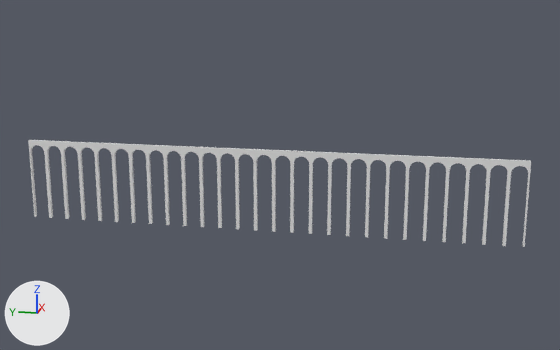
An edit to the Blender file assets/models/arch.blend, drawn before and after from the same camera.
Before and after are seen from a 50 mm camera at (-3765.0, -834.0, 1242.0) aimed at (12.0, -78.0, 298.0). The lights are fixed; the arrows at lower left show +X, +Y and +Z. The first picture is the older version.

The scene before the commit, as lines of its bpy script (objects in view):
```python
me_cube = bpy.data.meshes.new('Cube')
me_cube.from_pydata(...)  # 54 vertices, 29 faces; spans x -1.0..1.0, y -1.0..1.0, z -2.25..3.1
me_cube.materials.append(mat_material)  # white #e7e7e7
# before: 1 (1.0, 1.0, -2.25) at pixel (256, 229), 3 (1.0, -1.0, -2.25) at pixel (274, 230), 5 (-1.0, 1.0, -2.25) at pixel (255, 230), 7 (-1.0, -1.0, -2.25) at pixel (273, 231), 9 (-1.0, -0.83, -2.25) at pixel (271, 231)
# before: 11 (-1.0, 0.83, -2.25) at pixel (256, 230), 12 (1.0, -0.83, -2.25) at pixel (272, 230), 13 (1.0, 0.83, -2.25) at pixel (257, 229)
ob_arch_col = bpy.data.objects.new('Arch-col', me_cube)
ob_arch_col.location = (0.0, 0.0, 180.0)
ob_arch_col.scale = (8.0, 48.0, 80.0)
_m = ob_arch_col.modifiers.new('Array', 'ARRAY')
_m.count = 14
_m.constant_offset_displace = (1.0, -2.33, 0.0)
_m.relative_offset_displace = (0.0, 1.0, 0.0)
_m = ob_arch_col.modifiers.new('Mirror', 'MIRROR')
_m.use_axis = (False, True, False)
_m.use_bisect_axis = (False, True, False)
```
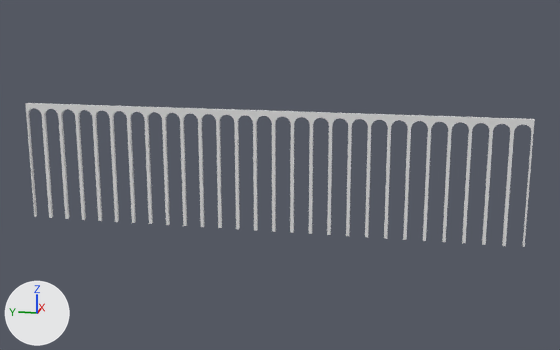
Pixel boxes [x1, y1, x2, y2] of what changed, in the pictures (560 x 350 px):
'Arch-col', reshaped, moved (34% taller): before [28, 140, 531, 247]; after [25, 103, 535, 247]

Patch to the scene script:
```diff
--- a/assets/models/arch.blend.py
+++ b/assets/models/arch.blend.py
@@ me_cube @@
 # used by ob_arch_col; location = (0.0, 0.0, 180.0); scale = (8.0, 48.0, 80.0)
-me_cube.from_pydata(...)  # 54 vertices, 29 faces; spans x -1.0..1.0, y -1.0..1.0, z -2.25..3.1
+me_cube.from_pydata(...)  # 54 vertices, 29 faces; spans x -1.0..1.0, y -1.0..1.0, z -4.75..3.1
+# me_cube part 1
+for i in [1, 3, 5, 7, 9, 11, 12, 13]: me_cube.vertices[i].co += Vector((0.0, 0.0, -2.5))
 me_cube.materials.append(mat_material)
@@ ob_arch_col @@
 ob_arch_col = bpy.data.objects.new('Arch-col', me_cube)
-ob_arch_col.location = (0.0, 0.0, 180.0)
+ob_arch_col.location = (0.0, 0.0, 380.0)
 ob_arch_col.scale = (8.0, 48.0, 80.0)
```
